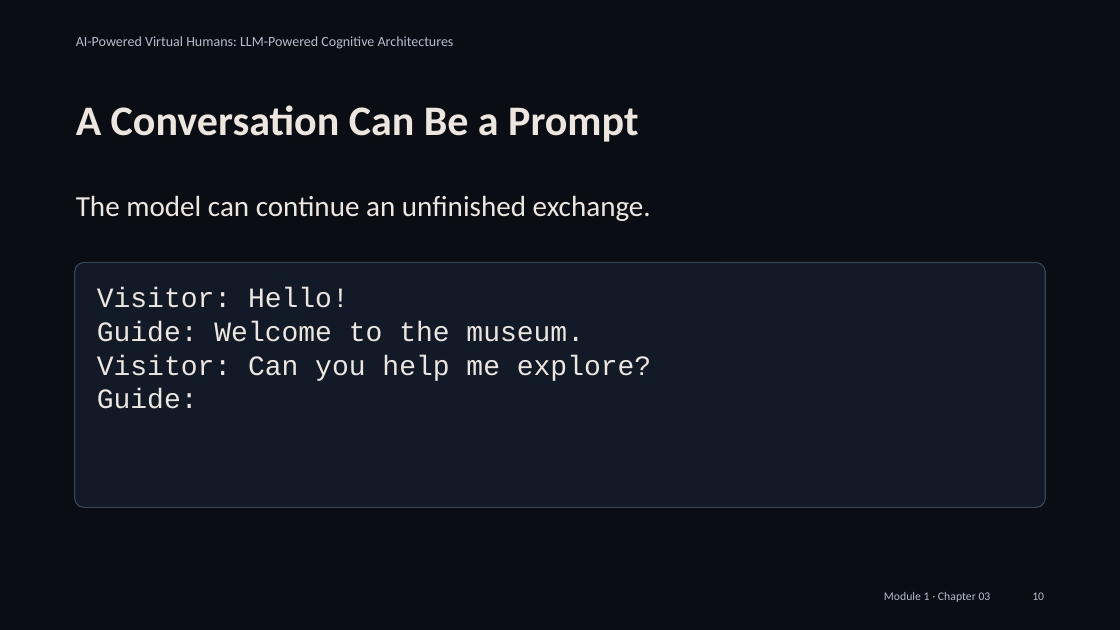
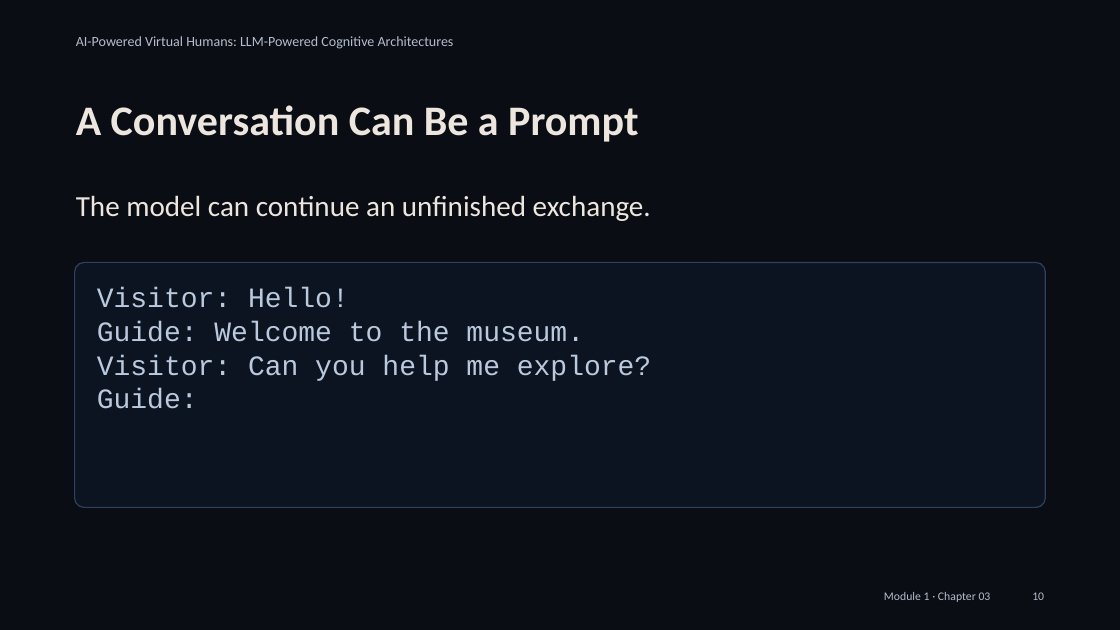
Before and after one commit to alessandropec/virtual-humans-cognitive-architectures, a slide deck: slide 10 of virtual_human_course/Module_1/Chapter_03/Slides/Module_1_Chapter_03_Introduction_to_LangChain.pptx. Drawn at 1120x630 pixels with LibreOffice and Linux fonts; fonts in the diff are those of the drawing. Boxes give left, top, right and bottom in pixels: in the first picture for what was removed or moved away, otherwise in the second. Text is boxed around its words. In the diff, an @@ line names an element or a change of style, - is before the commit and + after.

```diff
--- a/virtual_human_course/Module_1/Chapter_03/Slides/Module_1_Chapter_03_Introduction_to_LangChain.pptx
+++ b/virtual_human_course/Module_1/Chapter_03/Slides/Module_1_Chapter_03_Introduction_to_LangChain.pptx
@@ rounded rectangle at (x1=75, y1=262, x2=1046, y2=507): fill #121A27 to #0D1421; outline #3A4458 0.75 pt to #30415D 0.75 pt @@
@@ text "Visitor: Hello!" at (x1=97, y1=288, x2=651, y2=409): text colour #ECE6DE to #BAC9DD @@
```
Also in this commit, not shown: 13 other slides changed, 17 other files.
